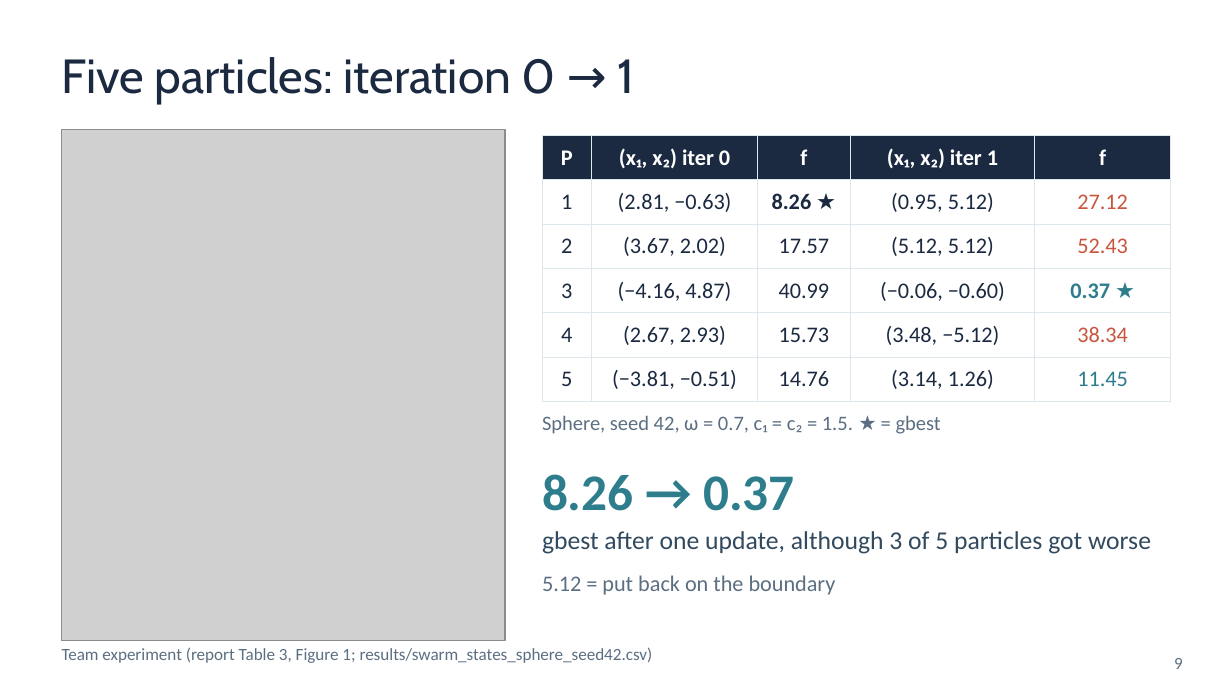
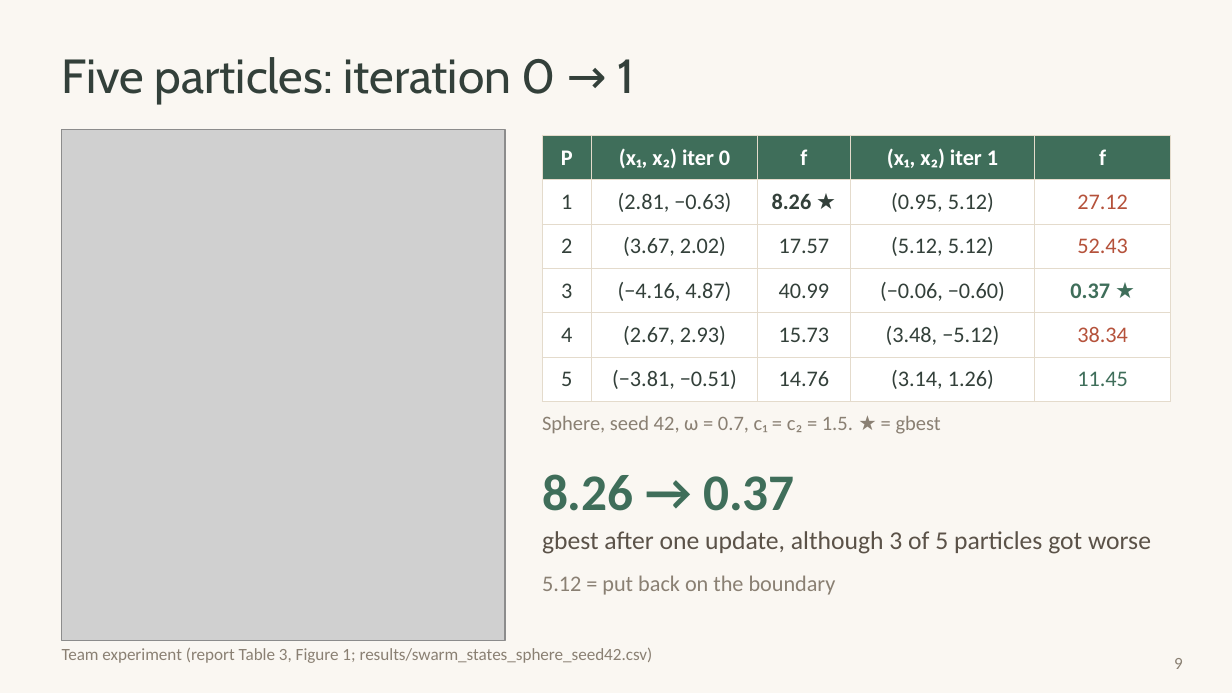
Before and after one commit to huynhhuuphucminh/Seminar-AI, a slide deck: slide 9 of slides/Slide_Seminar_PSO.pptx. Drawn at 1232x693 pixels with LibreOffice and Linux fonts; fonts in the diff are those of the drawing; grey boxes stand for pictures. Boxes give left, top, right and bottom in pixels: in the first picture for what was removed or moved away, otherwise in the second. Text is boxed around its words. In the diff, an @@ line names an element or a change of style, - is before the commit and + after.

```diff
--- a/slides/Slide_Seminar_PSO.pptx
+++ b/slides/Slide_Seminar_PSO.pptx
@@ background #FFFFFF to #FAF7F2 @@
@@ text "Five particles: iteration 0 → ..." at (62, 57, 635, 104): text colour #1B2A41 to #33403A @@
@@ table at (542, 136, 1170, 393) @@
@@ fill #1B2A41 to #3F6E5A in row 1 @@
@@ text colour #1B2A41 to #33403A in "1", "(2.81, −0.63)", "8.26 ★", "(0.95, 5.12)" and 16 more places @@
@@ text colour #C8553D to #B5523B in "27.12", "52.43", "38.34" @@
@@ text colour #2E7D8C to #3F6E5A in "0.37 ★", "11.45" @@
@@ borders changed @@
@@ text "8.26 → 0.37" at (542, 474, 795, 511): text colour #2E7D8C to #3F6E5A @@
@@ text "gbest after one update, although ..." at (542, 531, 1151, 554): text colour #324A5F to #5B5248 @@
@@ text colour #5C6F82 to #8A8073 in 4 elements at (542, 416, 941, 434), (542, 575, 836, 595), (62, 648, 653, 663), (1174, 658, 1183, 669) @@
```
Also in this commit, not shown: 18 other slides changed, 8 other files.
